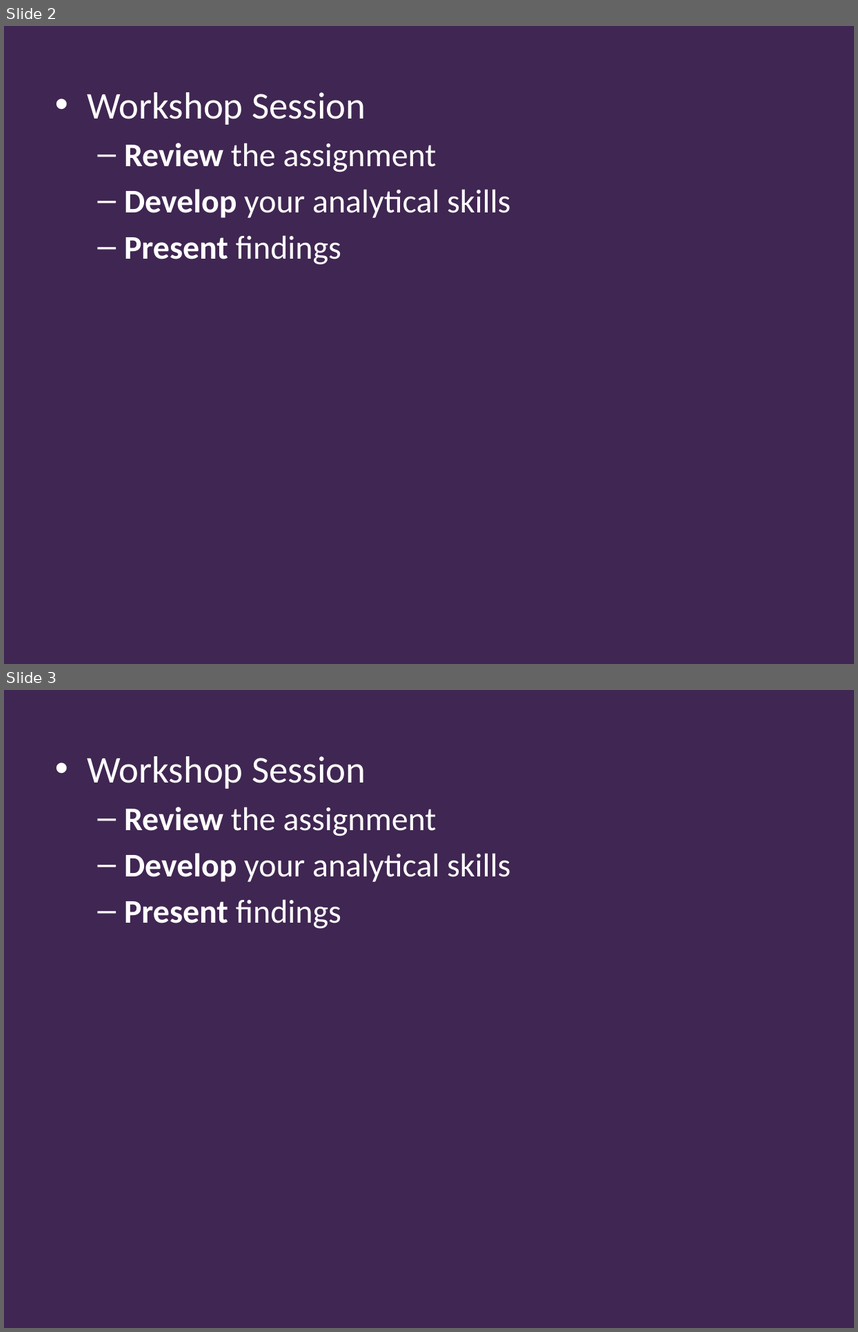
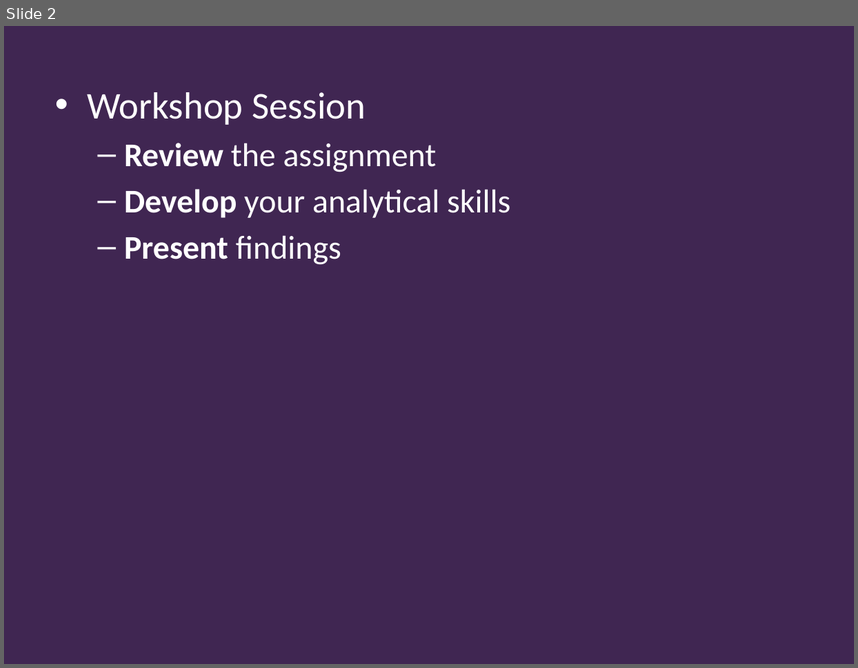
Before and after one commit to Falmouth-Games-Academy/bsc-course-materials, a slide deck: COMP280/02/2019-20-COMP280-02-workshop.pptx. Shown one above the other, each under a label of ours: slides 2 and 3 before the commit, slide 2 after it. The pictures are 858x1332 and 858x668 pixels, drawn with LibreOffice and Linux fonts; fonts in the diff are those of the drawing; background and template pictures are left out. Boxes give left, top, right and bottom in pixels: in the first picture for what was removed or moved away, otherwise in the second. Text is boxed around its words. In the diff, an @@ line names an element or a change of style, - is before the commit and + after.

```diff
--- a/COMP280/02/2019-20-COMP280-02-workshop.pptx
+++ b/COMP280/02/2019-20-COMP280-02-workshop.pptx
@@ slide 3 removed at [4, 690, 854, 1328], background #402652 @@
@@ text removed at [87, 756, 510, 929] @@
-• Workshop Session
-  – Review the assignment
-  – Develop your analytical skills
-  – Present findings
```
Also in this commit, not shown: 2 slides changed, 1 other slide removed, 1 other file.
